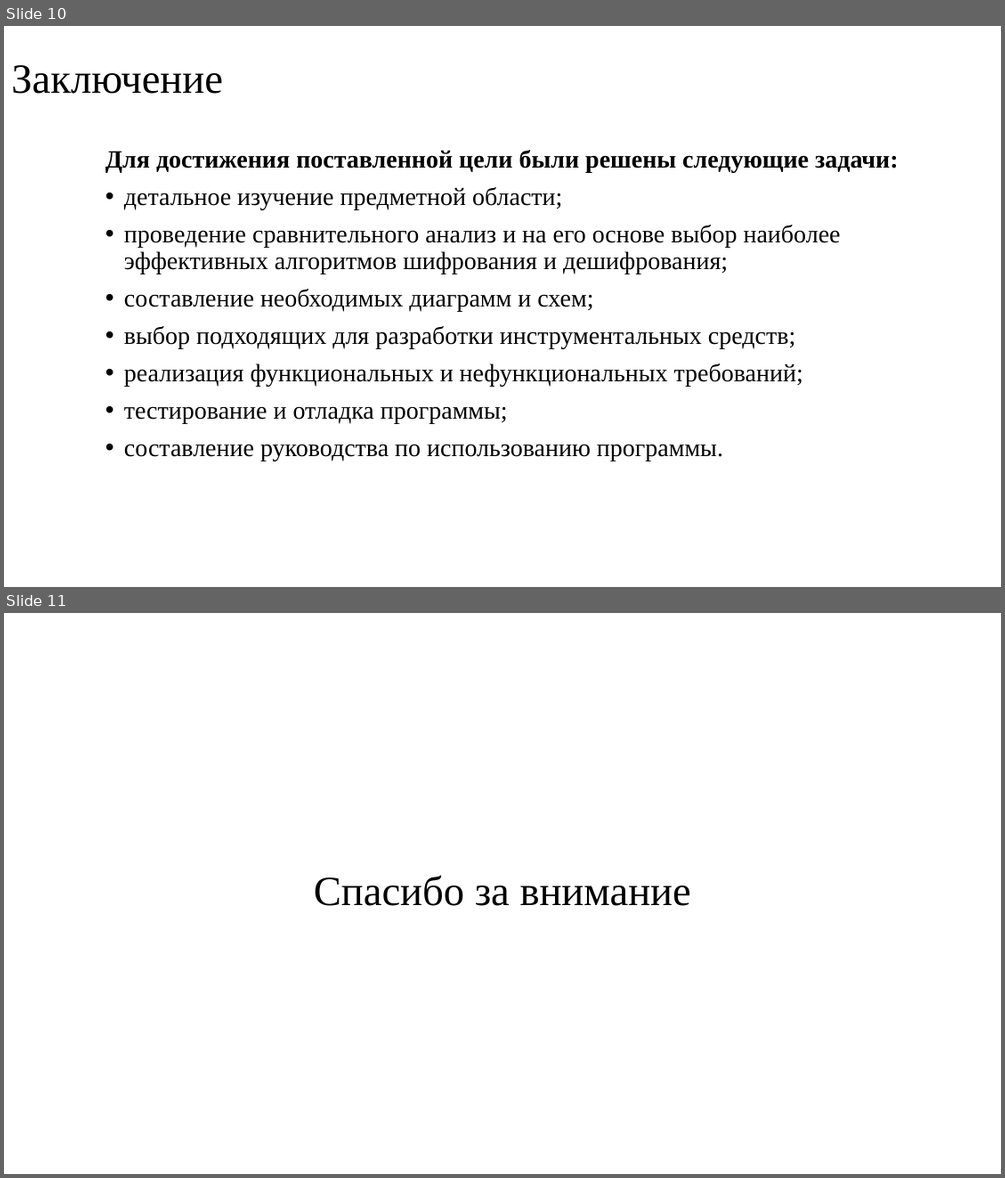
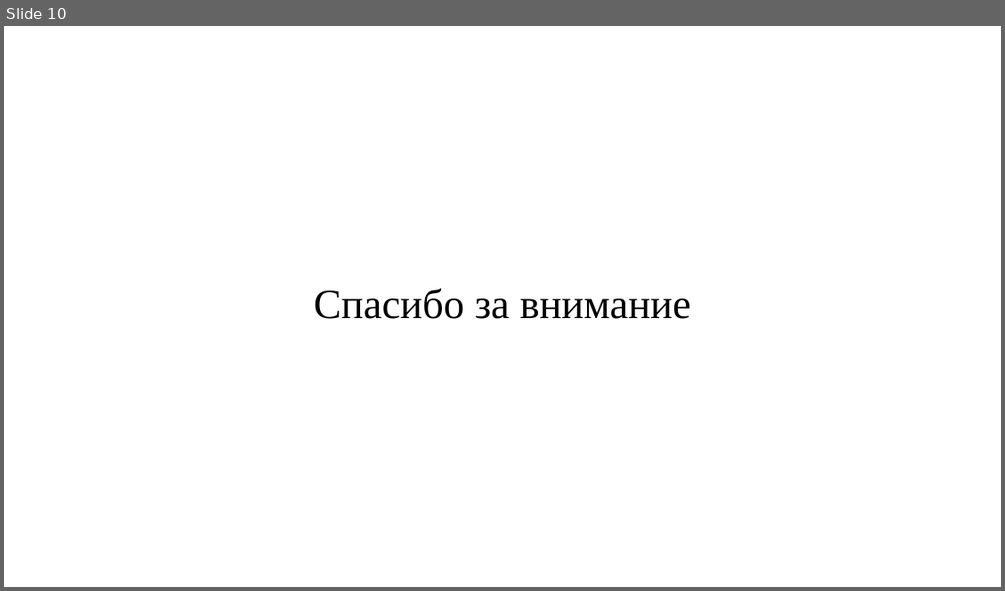
Before and after one commit to AlexeyChernikov/CryptographicApplication, a slide deck: Documentation/Презентация к защите.pptx. Shown one above the other, each under a label of ours: slides 10 and 11 before the commit, slide 10 after it. The pictures are 1005x1178 and 1005x591 pixels, drawn with LibreOffice and Linux fonts; fonts in the diff are those of the drawing. Boxes give left, top, right and bottom in pixels: in the first picture for what was removed or moved away, otherwise in the second. Text is boxed around its words. In the diff, an @@ line names an element or a change of style, - is before the commit and + after.

```diff
--- a/Documentation/Презентация к защите.pptx
+++ b/Documentation/Презентация к защите.pptx
@@ slide 10 removed at (4, 26, 1001, 587), background #FFFFFF @@
@@ title removed at (11, 65, 223, 94) @@
-Заключение
@@ text removed at (105, 150, 898, 460) @@
-Для достижения поставленной цели были решены следующие задачи:
-• детальное изучение предметной области;
-• проведение сравнительного анализ и на его основе выбор наиболее эффективных алгоритмов шифрования и дешифрования;
-• составление необходимых диаграмм и схем;
-• выбор подходящих для разработки инструментальных средств;
-• реализация функциональных и нефункциональных требований;
-• тестирование и отладка программы;
-• составление руководства по использованию программы.
@@ what was slide 11 is now slide 10 @@
```
Also in this commit, not shown: 1 slide changed, 2 slides added, 2 other slides removed.
